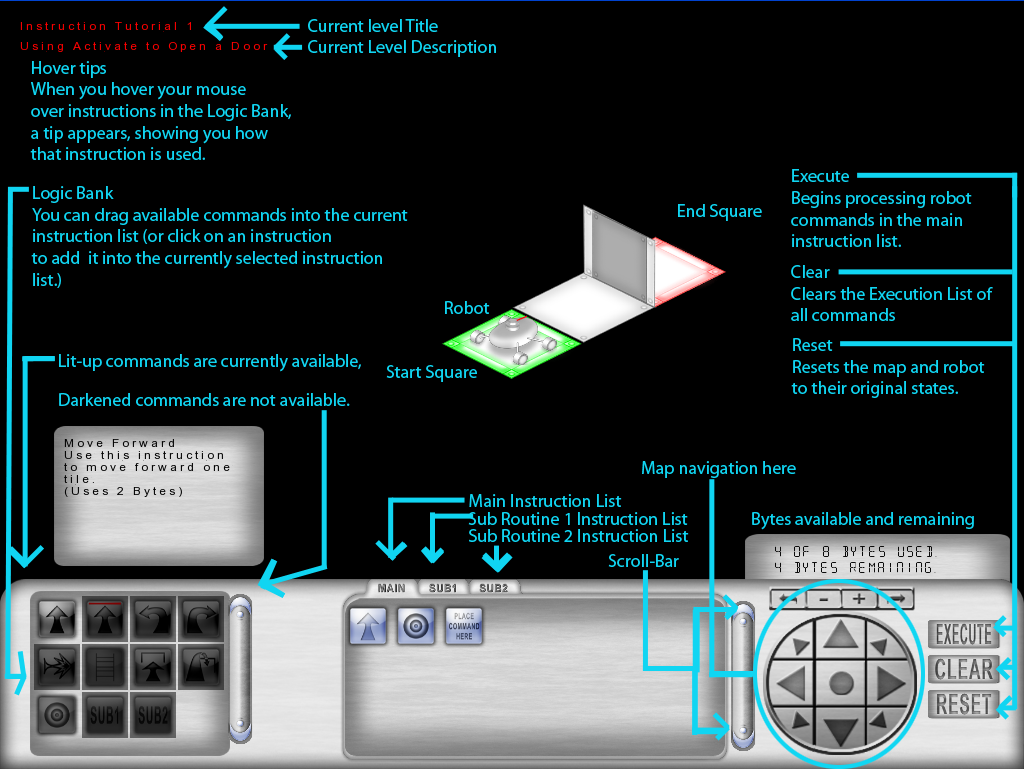
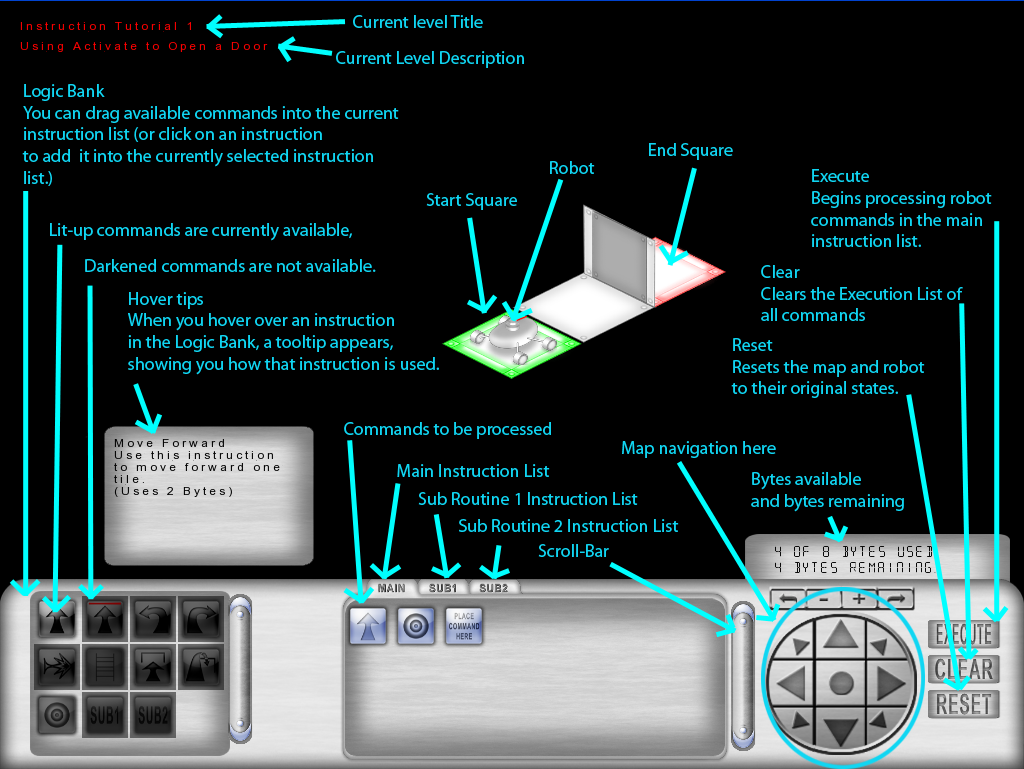
Layer changes from the first (1024, 769) image to the second:
moved "Shape 49" above "Shape 48", painted on it over [23, 356, 1009, 622]
moved "Shape 48" above "Shape 47", painted on it over [22, 356, 999, 623]
moved "Shape 47" above "Shape 46", painted on it over [203, 23, 979, 660]
moved "Shape 46" above "Shape 45", painted on it over [273, 44, 970, 660]
moved "Shape 45" above "Shape 44", painted on it over [204, 22, 971, 691]
moved "Shape 34" above "Shape 33", painted on it over [445, 341, 1016, 578]
moved "Shape 33" above "Shape 32", painted on it over [369, 269, 1013, 580]
moved "Shape 28" above "Shape 27", painted on it over [206, 6, 533, 321]
painted on "Shape 27" over [466, 299, 757, 676]
painted on "Shape 25" over [279, 36, 1018, 198]
painted on "Shape 24" over [278, 45, 1018, 178]
painted on "Shape 23" over [207, 14, 1009, 720]
painted on "Shape 22" over [207, 24, 1013, 710]
painted on "Shape 21" over [134, 419, 1016, 711]
painted on "Shape 20" over [150, 413, 1011, 681]
painted on "Shape 18" over [381, 483, 1016, 670]
painted on "Shape 14" over [482, 186, 1018, 710]
painted on "Shape 12" over [422, 394, 962, 690]
painted on "Shape 11" over [375, 303, 972, 659]
painted on "Shape 10" over [391, 221, 1000, 622]
moved "Shape 9" above "Shape 8", painted on it over [14, 167, 697, 696]
moved "Shape 8" above "Shape 7", painted on it over [17, 178, 564, 678]
painted on "Shape 7" over [5, 186, 487, 679]
renamed "Hover tips When you hover your mouse over instructions in the L" to "Hover tips When you hover over an instruction in the Logic Ban", moved it above "Sub Routine 2 Instruction List", painted on it over [30, 61, 439, 375]
…and 64 more changes (4 added, 14 moved_by, 31 painted, 15 removed, 2 renamed, 21 stack)
